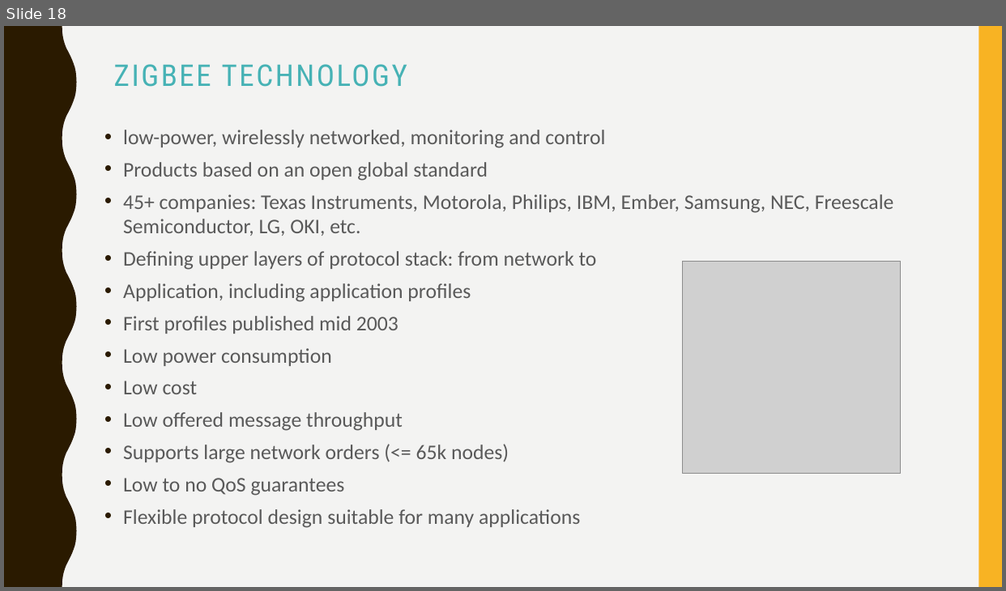
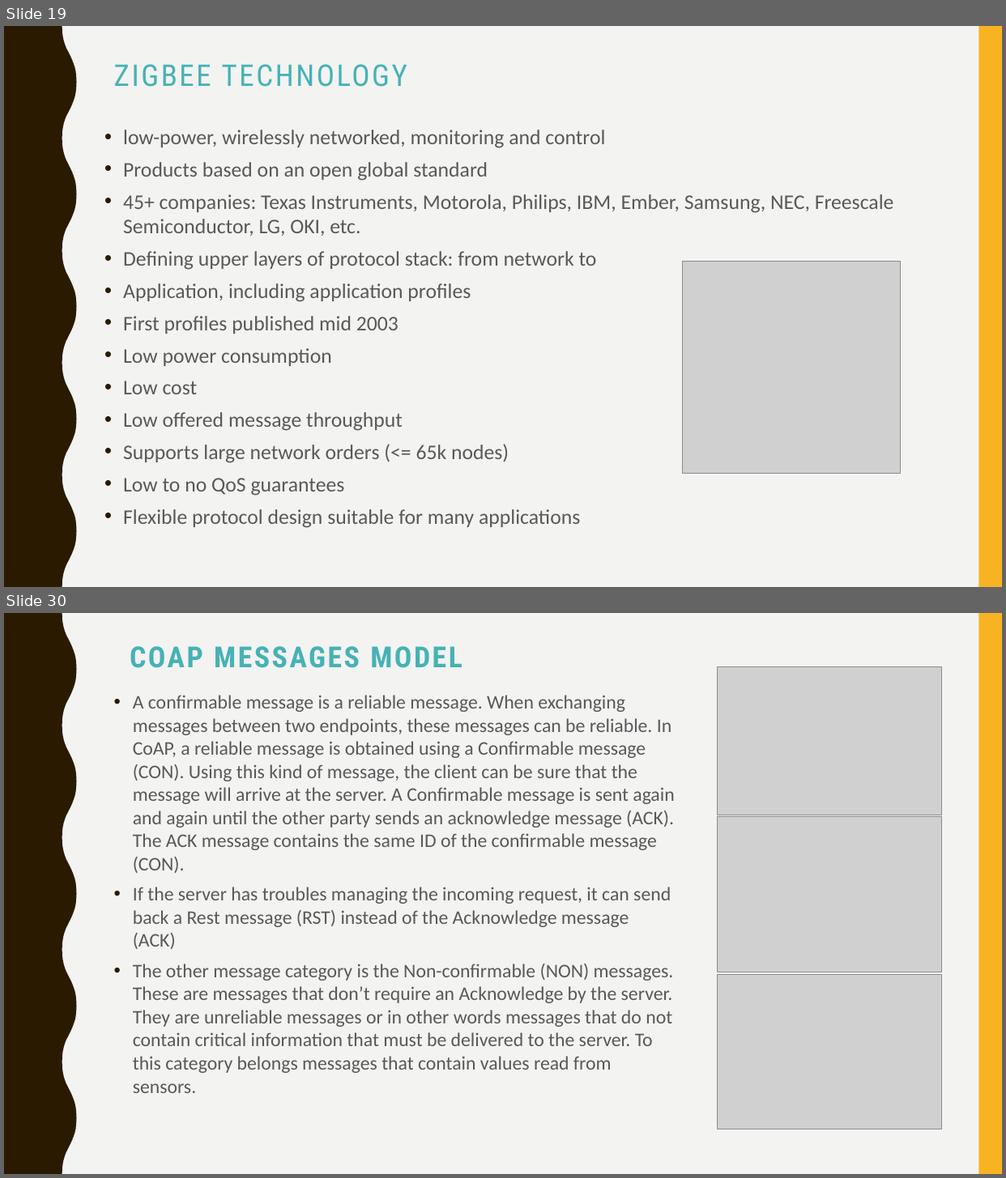
Before and after one commit to vladipirogov/IOT_presentation, a slide deck: Network Data Transfer Protocols in IoT & Embedded.pptx. Shown one above the other, each under a label of ours: slide 18 before the commit, slides 19 and 30 after it; the slides between them are not shown. The pictures are 1006x591 and 1006x1178 pixels, drawn with LibreOffice and Linux fonts; fonts in the diff are those of the drawing; grey boxes stand for pictures. Boxes give left, top, right and bottom in pixels: in the first picture for what was removed or moved away, otherwise in the second. Text is boxed around its words. In the diff, an @@ line names an element or a change of style, - is before the commit and + after.

```diff
--- a/Network Data Transfer Protocols in IoT & Embedded.pptx
+++ b/Network Data Transfer Protocols in IoT & Embedded.pptx
@@ slide 30 added at (4,613,1002,1174), background #F3F3F2; not listed: 2 template elements that a slide beside it also shows @@
@@ title added at (130,646,462,668), 27.9 pt, text #46B2B5, bold @@
+COAP MESSAGES MODEL
@@ picture added at (718,667,942,815) @@
@@ text added at (133,695,674,1093), 18.5 pt, text #595959 @@
+• A confirmable message is a reliable message. When exchanging messages between two endpoints, these messages can be reliable. In CoAP, a reliable message is obtained using a Confirmable message (CON). Using this kind of message, the client can be sure that the message will arrive at the server. A Confirmable message is sent again and again until the other party sends an acknowledge message (ACK). The ACK message contains the same ID of the confirmable message (CON).
+• If the server has troubles managing the incoming request, it can send back a Rest message (RST) instead of the Acknowledge message (ACK)
+• The other message category is the Non-confirmable (NON) messages. These are messages that don’t require an Acknowledge by the server. They are unreliable messages or in other words messages that do not contain critical information that must be delivered to the server. To this category belongs messages that contain values read from sensors.
@@ picture added at (718,816,942,973) @@
@@ picture added at (718,975,942,1130) @@
@@ what was slide 18 is now slide 19 @@
```
Also in this commit, not shown: 4 slides changed, 15 other slides added.
